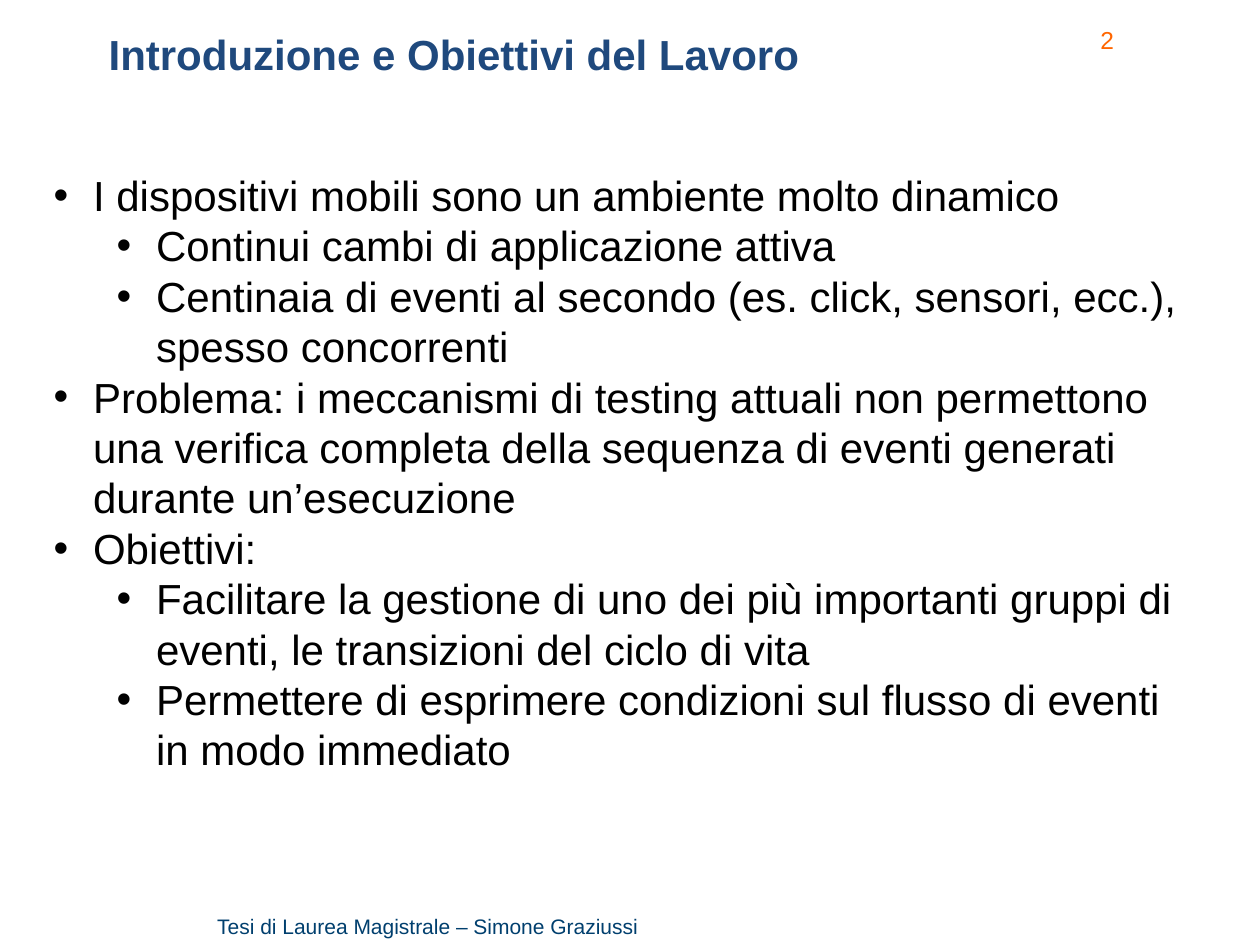
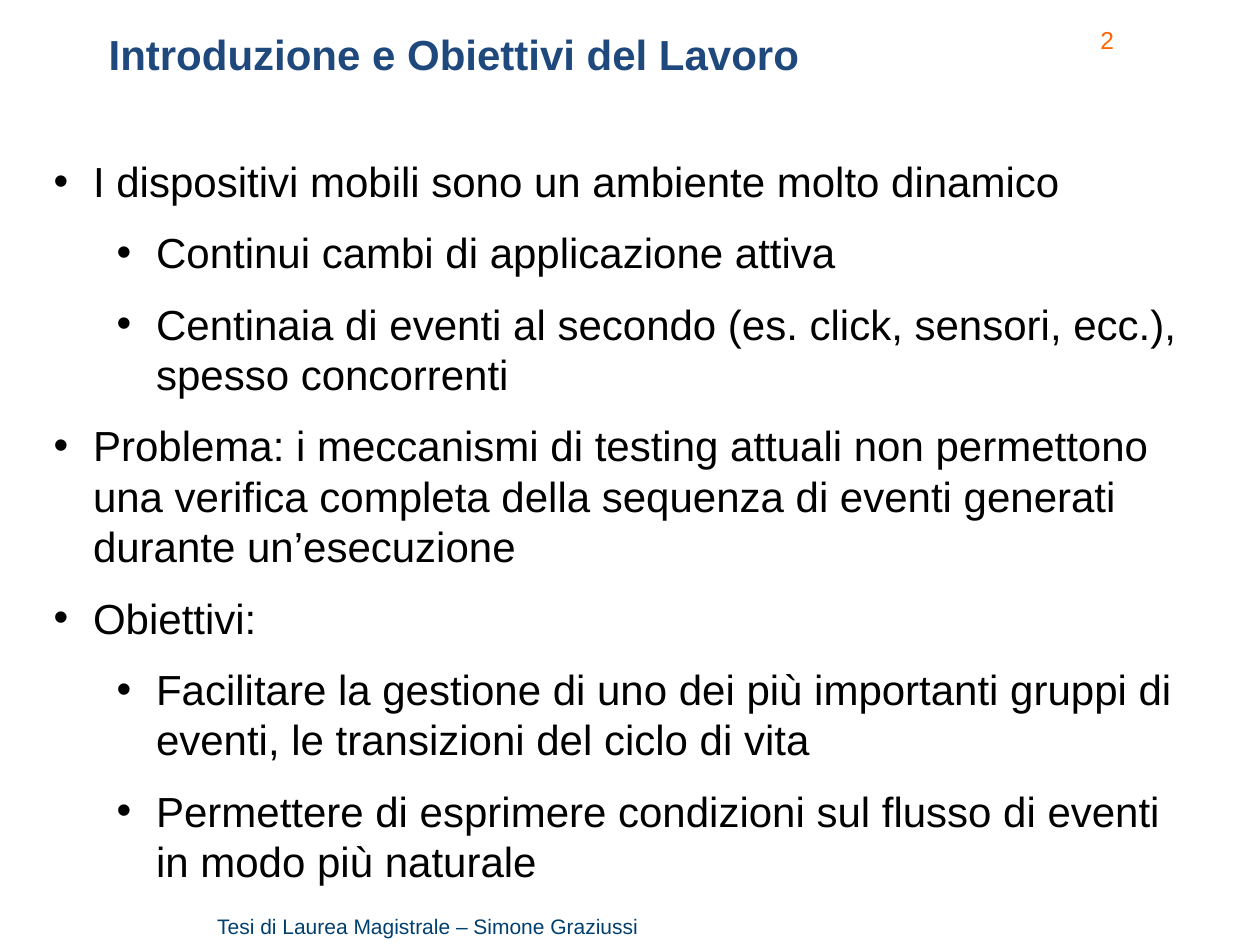
Before and after one commit to Simone3/Thesis, a slide deck: slide 2 of Presentation/Presentation.pptx. Drawn at 1260x945 pixels with LibreOffice and Linux fonts; fonts in the diff are those of the drawing; background and template pictures are left out. Boxes give left, top, right and bottom in pixels: in the first picture for what was removed or moved away, otherwise in the second. Text is boxed around its words. In the diff, an @@ line names an element or a change of style, - is before the commit and + after.

Commit message:
Presentation: better intro/conclusion

```diff
--- a/Presentation/Presentation.pptx
+++ b/Presentation/Presentation.pptx
@@ text "I dispositivi mobili sono un ...": place and size @@
-text "I dispositivi mobili sono un ..." at [93,180,1176,766]
+text "I dispositivi mobili sono un ..." at [93,166,1176,886]
@@ text at [93,166,1176,761]: more space between paragraphs @@
@@ text at [156,796,1160,886]: text changed @@
-  • Permettere di esprimere condizioni sul flusso di eventi in modo immediato
+  • Permettere di esprimere condizioni sul flusso di eventi in modo più naturale
```
Also in this commit, not shown: 1 other slide changed, 1 other file.
